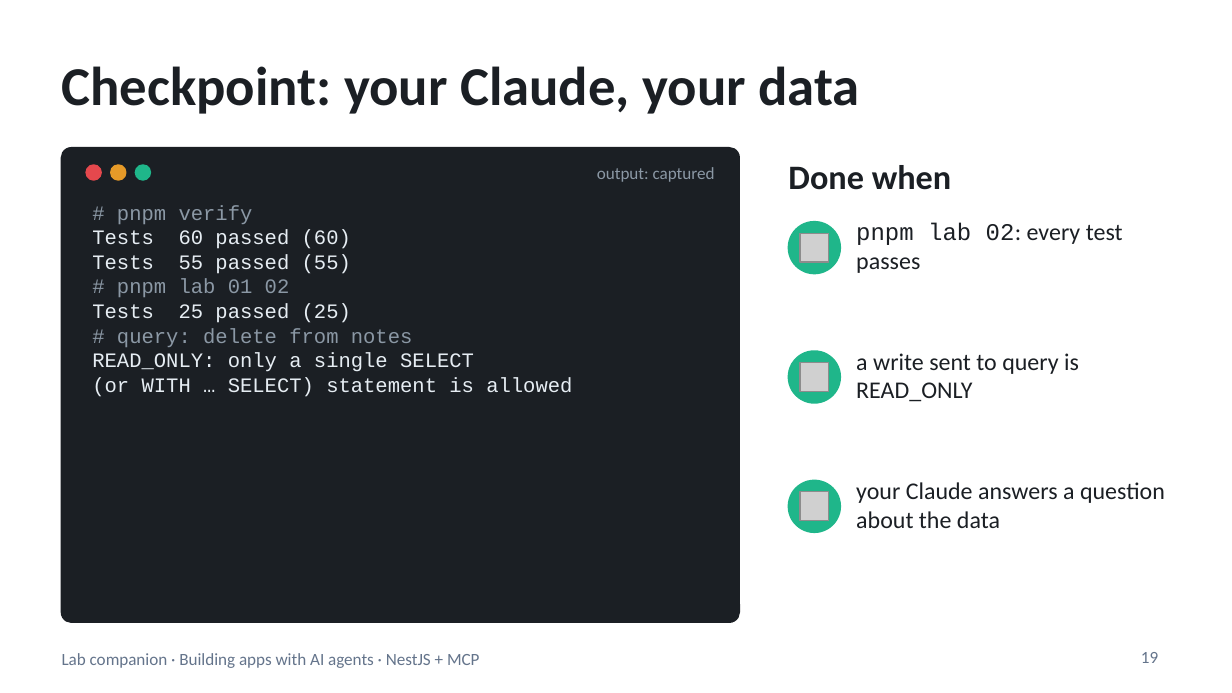
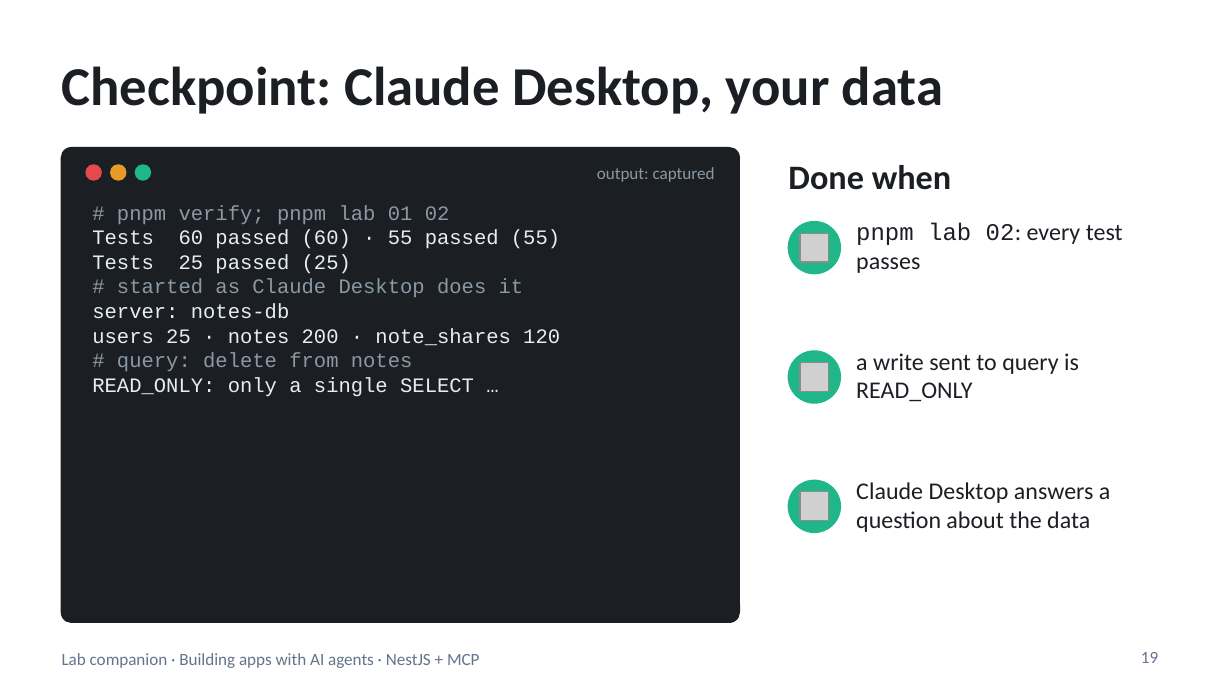
Before and after one commit to blazaga/ai-training-modules, a slide deck: slide 19 of docs/ai-agent-training/slides/lab-companion.pptx. Drawn at 1232x693 pixels with LibreOffice and Linux fonts; fonts in the diff are those of the drawing; grey boxes stand for pictures. Boxes give left, top, right and bottom in pixels: in the first picture for what was removed or moved away, otherwise in the second. Text is boxed around its words. In the diff, an @@ line names an element or a change of style, - is before the commit and + after.

```diff
--- a/docs/ai-agent-training/slides/lab-companion.pptx
+++ b/docs/ai-agent-training/slides/lab-companion.pptx
@@ title at (x1=62, y1=66, x2=943, y2=114): text changed @@
-Checkpoint: your Claude, your data
+Checkpoint: Claude Desktop, your data
@@ text at (x1=92, y1=205, x2=560, y2=249): text changed @@
-# pnpm verify
-Tests 60 passed (60)
-Tests 55 passed (55)
-# pnpm lab 01 02
+# pnpm verify; pnpm lab 01 02
+Tests 60 passed (60) · 55 passed (55)
@@ text at (x1=92, y1=279, x2=560, y2=346): paragraphs added @@
+# started as Claude Desktop does it
+server: notes-db
+users 25 · notes 200 · note_shares 120
@@ text at (x1=92, y1=377, x2=474, y2=397): text changed @@
-READ_ONLY: only a single SELECT
-(or WITH … SELECT) statement is allowed
+READ_ONLY: only a single SELECT …
@@ text at (x1=856, y1=482, x2=1110, y2=532): text changed @@
-your Claude answers a question about the data
+Claude Desktop answers a question about the data
```
Also in this commit, not shown: 7 other slides changed, 21 other files.
